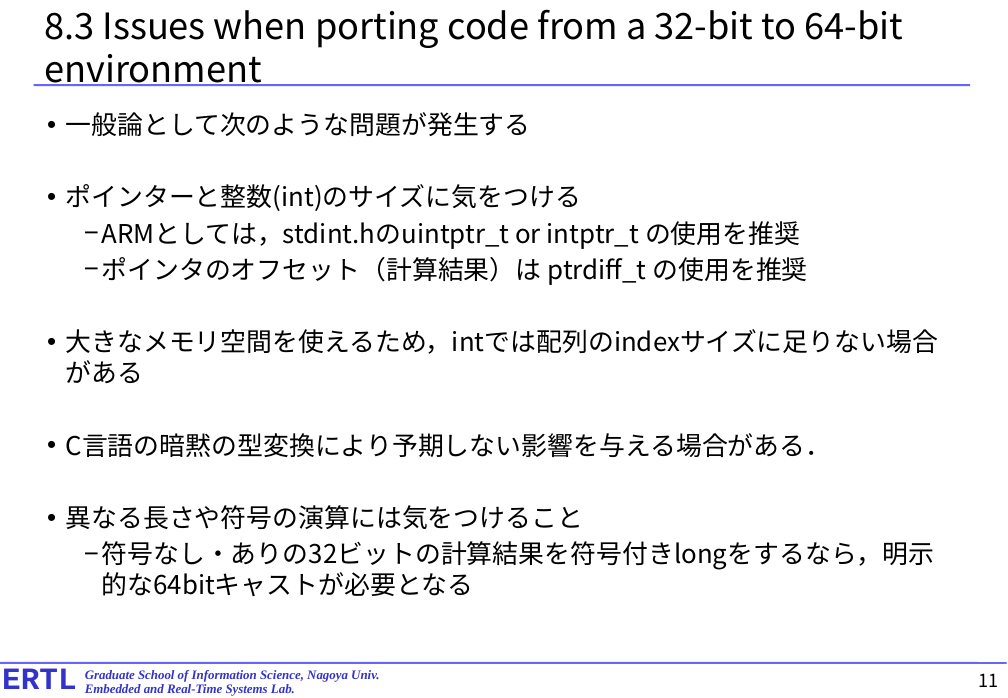
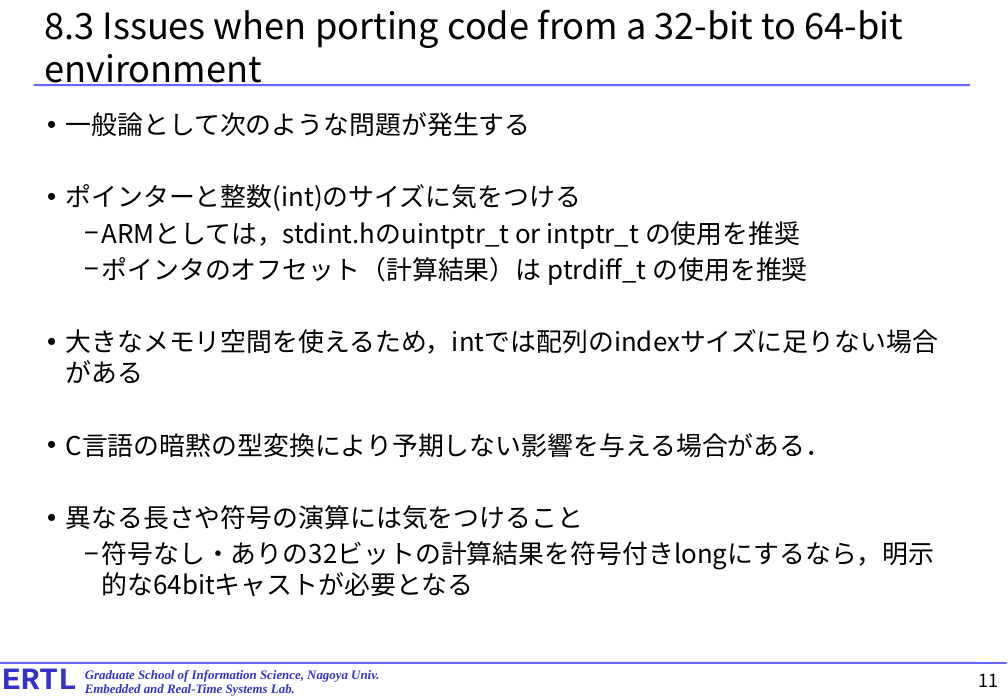
Before and after one commit to exshonda/arm64_basic, a slide deck: slide 11 of text/6.chapter8.pptx. Drawn at 1008x698 pixels with LibreOffice and Linux fonts; fonts in the diff are those of the drawing. Boxes give left, top, right and bottom in pixels: in the first picture for what was removed or moved away, otherwise in the second. Text is boxed around its words. In the diff, an @@ line names an element or a change of style, - is before the commit and + after.

```diff
--- a/text/6.chapter8.pptx
+++ b/text/6.chapter8.pptx
@@ text at <box>102,541,935,596</box>: text changed @@
-  − 符号なし・ありの32ビットの計算結果を符号付きlongをするなら，明示的な64bitキャストが必要となる
+  − 符号なし・ありの32ビットの計算結果を符号付きlongにするなら，明示的な64bitキャストが必要となる
```
Also in this commit, not shown: 1 other file.
